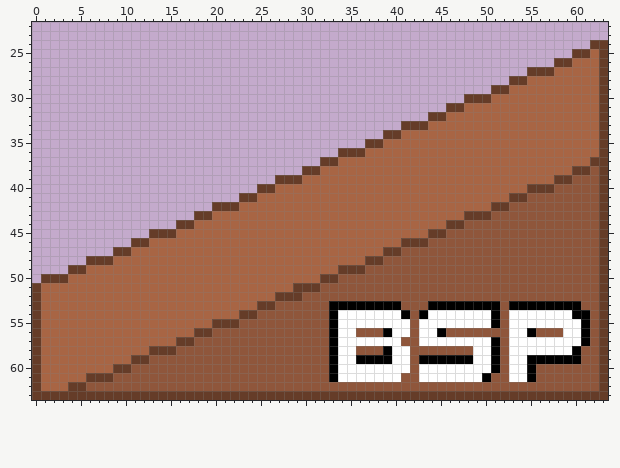
Pixel-art file: Acesprite/Obstacles/Kickers/Graf-Kicker.aseprite. Above is the file before it was changed.
64x64 pixels, 1 frame. Shown: x 0..63, y 22..63.
After the commit:
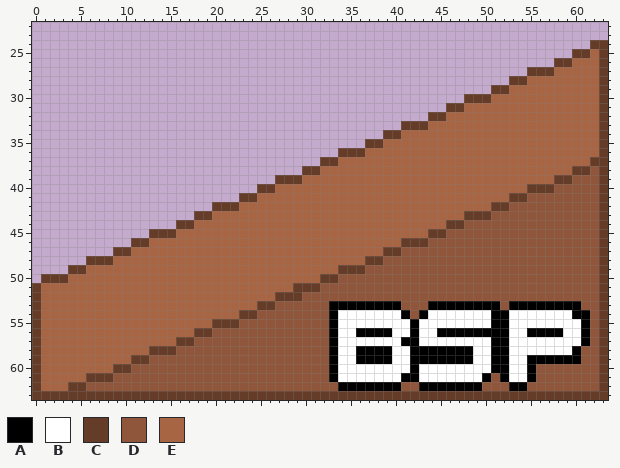
Palette (. is transparent): A #000000  B #ffffff  C #653c28  D #8f563b  E #a86544
Diff:
Colour D gives way to colour A in row 54 at x 52; in row 55 at x 42 and 52; in row 56 at x 36 to 38, 42, 46 to 52 and 56 to 58; in row 57 at x 41 to 42 and 52; in row 58 at x 36 to 38, 42 to 48 and 52; in rows 59 to 60 at x 42 and 52.
Colour D gives way to colour A in row 61 at x 41 to 42 and 52; in row 62 at x 34 to 40, 43 to 49 and 53 to 54.
Boxes around the changes in both pictures, in picture pixels (x1, y1, x2, y2):
changed: (338, 310, 563, 391)
